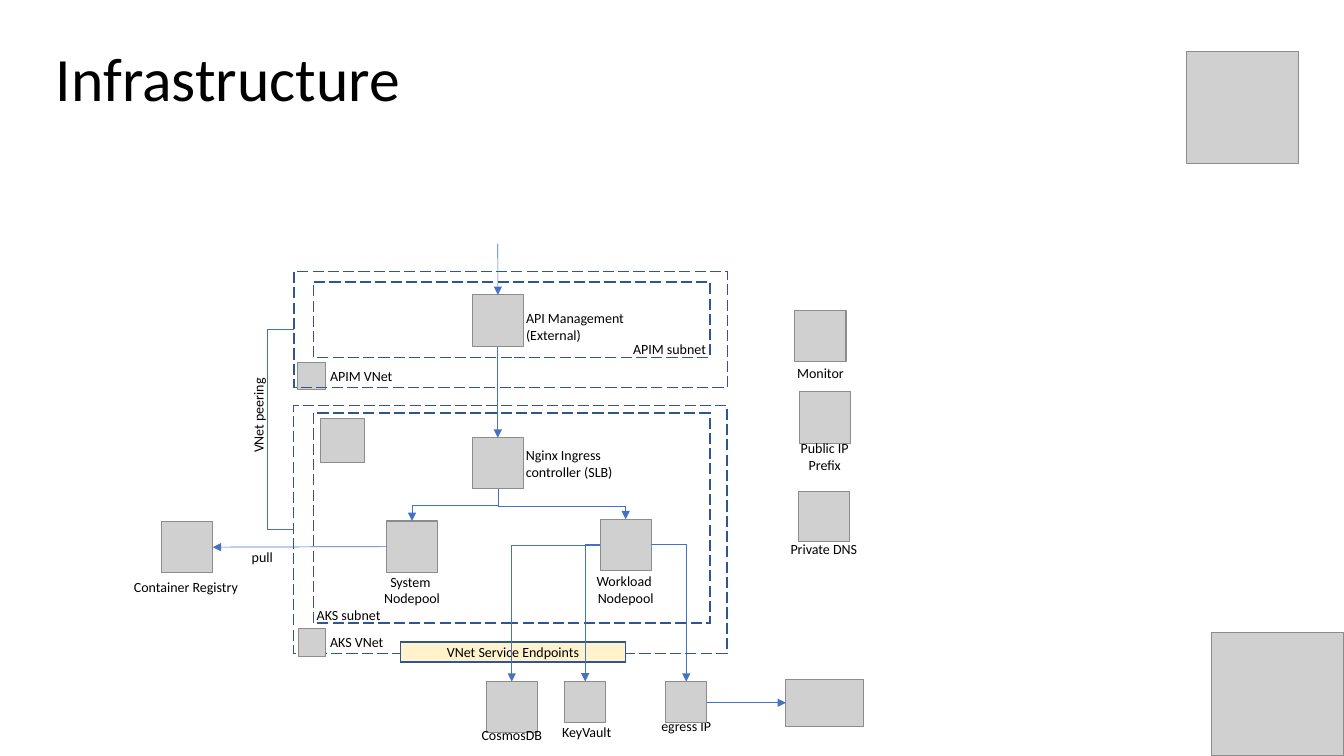
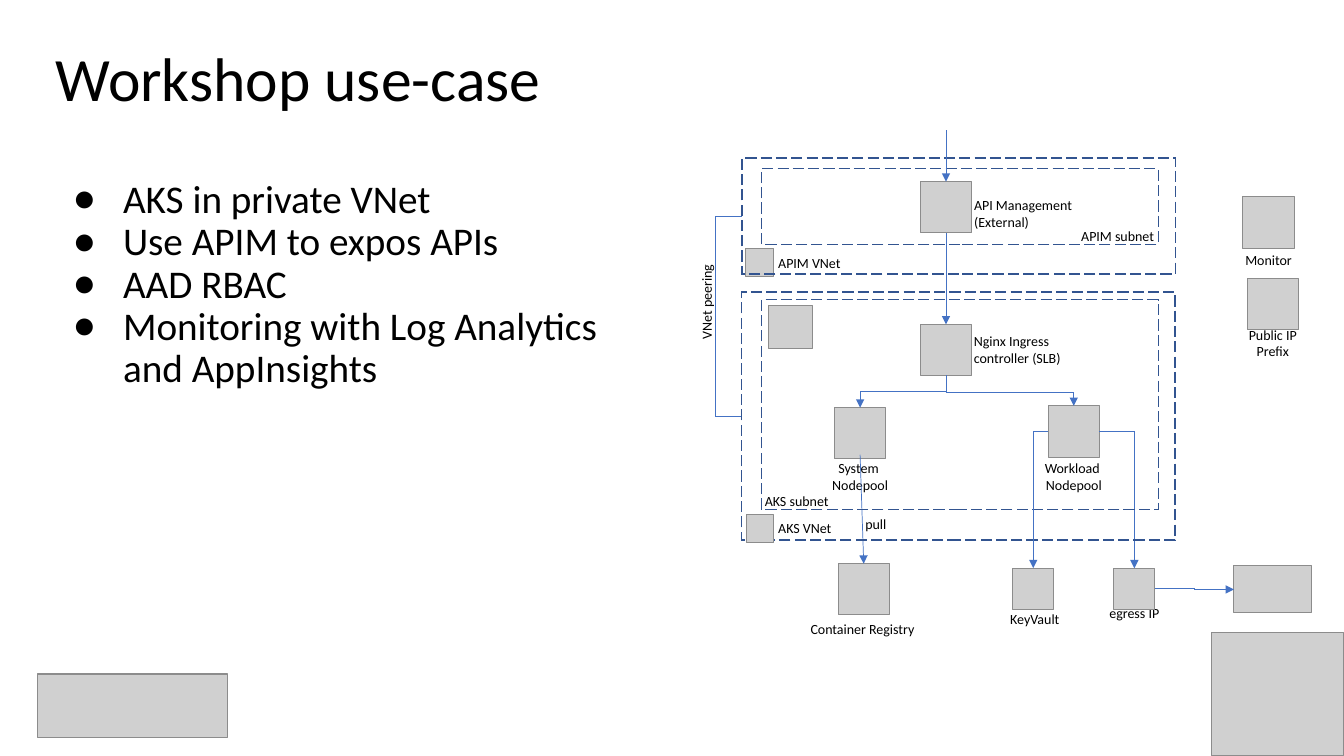
Before and after one commit to evgenyb/aks-workshops, a slide deck: slide 7 of 02-aks-advanced-configuration/slides/Advanced AKS Configuration.pptx. Drawn at 1344x756 pixels with LibreOffice and Linux fonts; fonts in the diff are those of the drawing; grey boxes stand for pictures; background and template pictures are left out. Boxes give left, top, right and bottom in pixels: in the first picture for what was removed or moved away, otherwise in the second. Text is boxed around its words. In the diff, an @@ line names an element or a change of style, - is before the commit and + after.

```diff
--- a/02-aks-advanced-configuration/slides/Advanced AKS Configuration.pptx
+++ b/02-aks-advanced-configuration/slides/Advanced AKS Configuration.pptx
@@ title at (56, 58, 541, 111): text changed @@
-Infrastructure
+Workshop use-case
@@ picture removed at (1187, 51, 1299, 163) @@
@@ text added at (123, 186, 597, 389), 28 pt, text #000000 @@
+● AKS in private VNet
+● Use APIM to expos APIs
+● AAD RBAC
+● Monitoring with Log Analytics and AppInsights
@@ text "API Management": place and size @@
-text "API Management" at (526, 314, 624, 342)
+text "API Management" at (974, 201, 1072, 229)
@@ 2 pictures, 2 texts, 2 rectangles, 1 elbow arrow: place and size @@
-2 pictures, 2 texts, 2 rectangles, 1 elbow arrow at (314, 282, 851, 682)
+2 pictures, 2 texts, 2 rectangles, 1 elbow arrow at (761, 168, 1299, 569)
@@ arrow moved from (386, 546) - (213, 547) to (860, 455) - (864, 564) @@
@@ picture removed at (799, 492, 849, 542) @@
@@ text "pull": place and size @@
-text "pull" at (252, 552, 273, 565)
+text "pull" at (865, 519, 886, 532)
@@ elbow arrow removed from (600, 545) to (512, 682) @@
@@ text removed at (791, 544, 857, 554) @@
-Private DNS
@@ picture: place and size @@
-picture at (161, 521, 213, 573)
+picture at (838, 564, 889, 615)
@@ 10 pictures, 10 texts, 5 elbow arrows, 2 rectangles, 1 arrow, 1 elbow line: place and size @@
-10 pictures, 10 texts, 5 elbow arrows, 2 rectangles, 1 arrow, 1 elbow line at (250, 244, 864, 740)
+10 pictures, 10 texts, 5 elbow arrows, 2 rectangles, 1 arrow, 1 elbow line at (698, 130, 1312, 627)
@@ text "Container Registry": place and size @@
-text "Container Registry" at (134, 582, 238, 595)
+text "Container Registry" at (811, 624, 914, 637)
@@ rectangle removed at (400, 642, 626, 662) @@
-VNet Service Endpoints
@@ picture added at (38, 675, 228, 738) @@
@@ picture removed at (486, 682, 537, 733) @@
@@ text removed at (482, 729, 542, 740) @@
-CosmosDB
```
Also in this commit, not shown: 9 other slides changed, 7 slides added, 5 other files.
